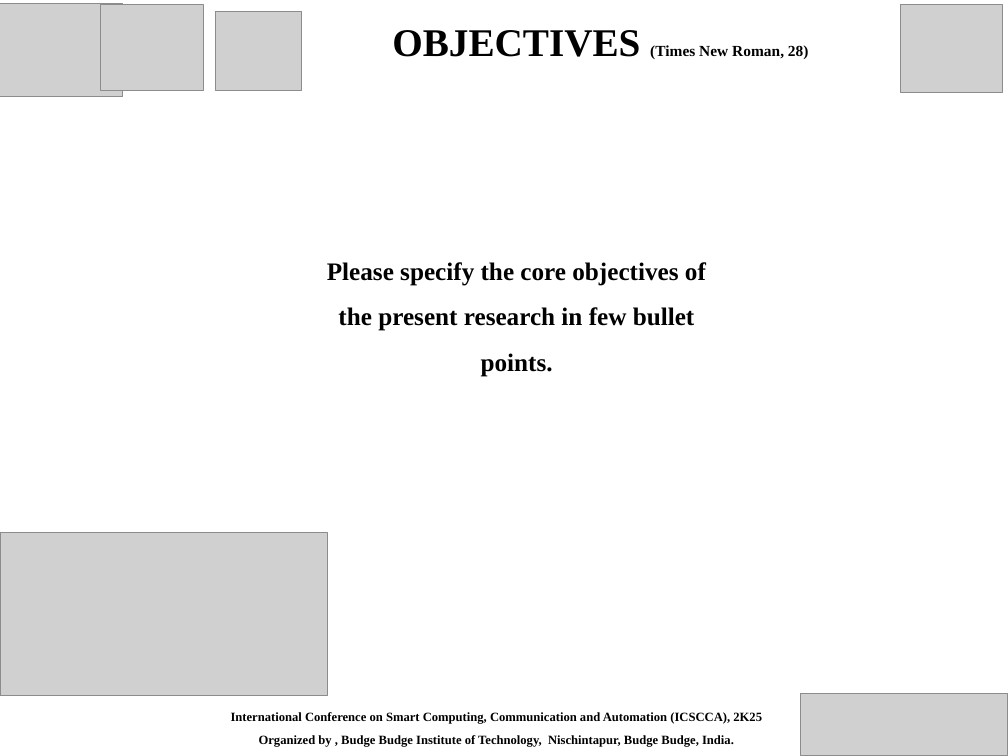
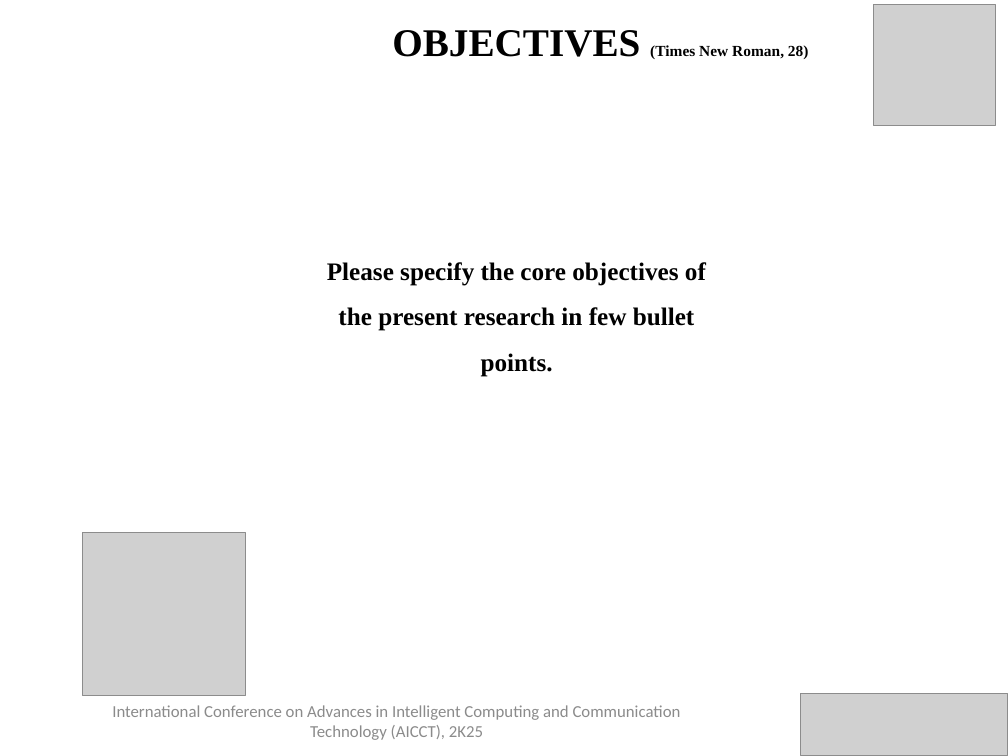
Before and after one commit to manishshukla00/conference, a slide deck: slide 3 of public/files/ppt-template.pptx. Drawn at 1008x756 pixels with LibreOffice and Linux fonts; fonts in the diff are those of the drawing; grey boxes stand for pictures. Boxes give left, top, right and bottom in pixels: in the first picture for what was removed or moved away, otherwise in the second. Text is boxed around its words. In the diff, an @@ line names an element or a change of style, - is before the commit and + after.

```diff
--- a/public/files/ppt-template.pptx
+++ b/public/files/ppt-template.pptx
@@ picture removed at (0, 3, 122, 97) @@
@@ picture removed at (101, 5, 204, 91) @@
@@ picture removed at (216, 11, 301, 91) @@
@@ picture: place and size @@
-picture at (900, 5, 1003, 93)
+picture at (874, 5, 996, 126)
@@ picture: place and size @@
-picture at (0, 533, 328, 697)
+picture at (83, 533, 246, 697)
@@ text "International Conference on Advances in ..." at (112, 705, 681, 740): vertical alignment top to middle @@
@@ text at (112, 705, 681, 740): text changed; size 9 to 12 pt; font Times New Roman to Calibri; text colour #000000 to #8C8C8C; bold off @@
-International Conference on Smart Computing, Communication and Automation (ICSCCA), 2K25
-Organized by , Budge Budge Institute of Technology, Nischintapur, Budge Budge, India.
+International Conference on Advances in Intelligent Computing and Communication Technology (AICCT), 2K25
```
Also in this commit, not shown: 13 other slides changed, 1 other file.
